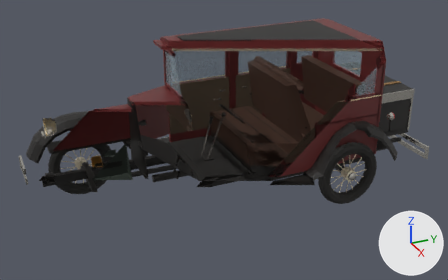
The FBX model assets/source/car/HotelCar.fbx as it was, and as the next commit left it.
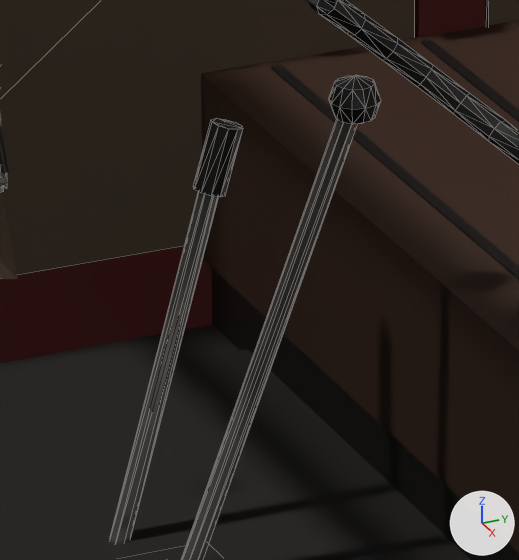
Each version is shown whole from a 50 mm camera at (5.703, -2.429, 3.552) aimed at (0.09, 0.096, 0.746), then close up on the part from 43% to 53% of the width and 38% to 56% of the height. Lighting does not change. The marker at lower right points along +X, +Y and +Z. The first two pictures are the older version. The close-ups show mesh edges as thin lines. Everything nearer to the camera than a plane just in front of the edit is cut away. Where no turn or scale is listed for an object, it has been applied to the vertices. Vertices at exactly the same position are counted once.

Names of what the first close-up shows: 'Body', 'Door_FR', 'Door_RR', 'GearLever', 'Handbrake', 'SteeringWheel'.
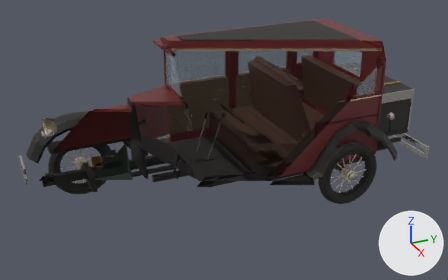
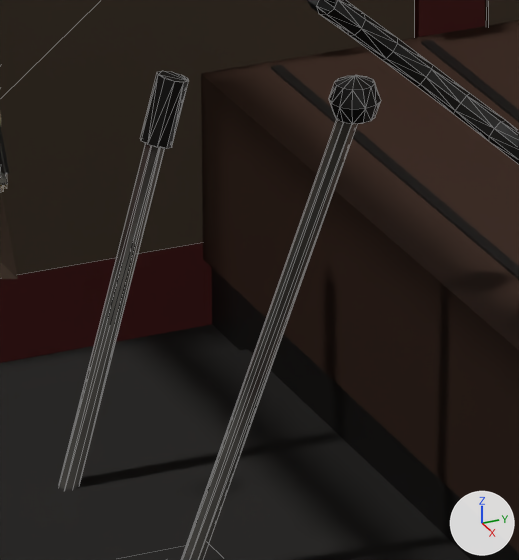
Location of each change, (x1, y1, x2, y2) in pixels of the close-ups (519 x 560 px; the box of a moved part takes in the faces that stretch with it):
'Handbrake', reshaped
    before: (110, 118, 243, 543)
    after: (59, 71, 189, 489)
part 1 of me_handbrake_mesh, moved or reshaped
    before: (110, 192, 219, 543)
    after: (59, 144, 165, 489)
part 2 of me_handbrake_mesh, moved or reshaped
    before: (193, 118, 243, 197)
    after: (140, 71, 189, 149)

Patch to the scene script:
```diff
--- a/assets/source/car/HotelCar.fbx.py
+++ b/assets/source/car/HotelCar.fbx.py
@@ me_handbrake_mesh @@
 # used by ob_handbrake; location = (0.0, 0.0, 0.0)
-me_handbrake_mesh.from_pydata(...)  # 36 vertices, 64 faces; spans x -0.136..-0.104, y -0.091..0.062, z 0.497..0.955
+me_handbrake_mesh.from_pydata(...)  # 36 vertices, 64 faces; spans x -0.276..-0.244, y -0.091..0.062, z 0.497..0.955
+# me_handbrake_mesh part 1: the loose piece of 16 vertices spanning x -0.131..-0.109, y -0.091..0.051, z 0.497..0.933 is moved by (-0.14, 0.0, 0.0)
+# me_handbrake_mesh part 2: the loose piece of 20 vertices spanning x -0.136..-0.104, y 0.01..0.062, z 0.875..0.955 is moved by (-0.14, 0.0, 0.0)
 me_handbrake_mesh.materials.append(mat_car_chrome)
```
